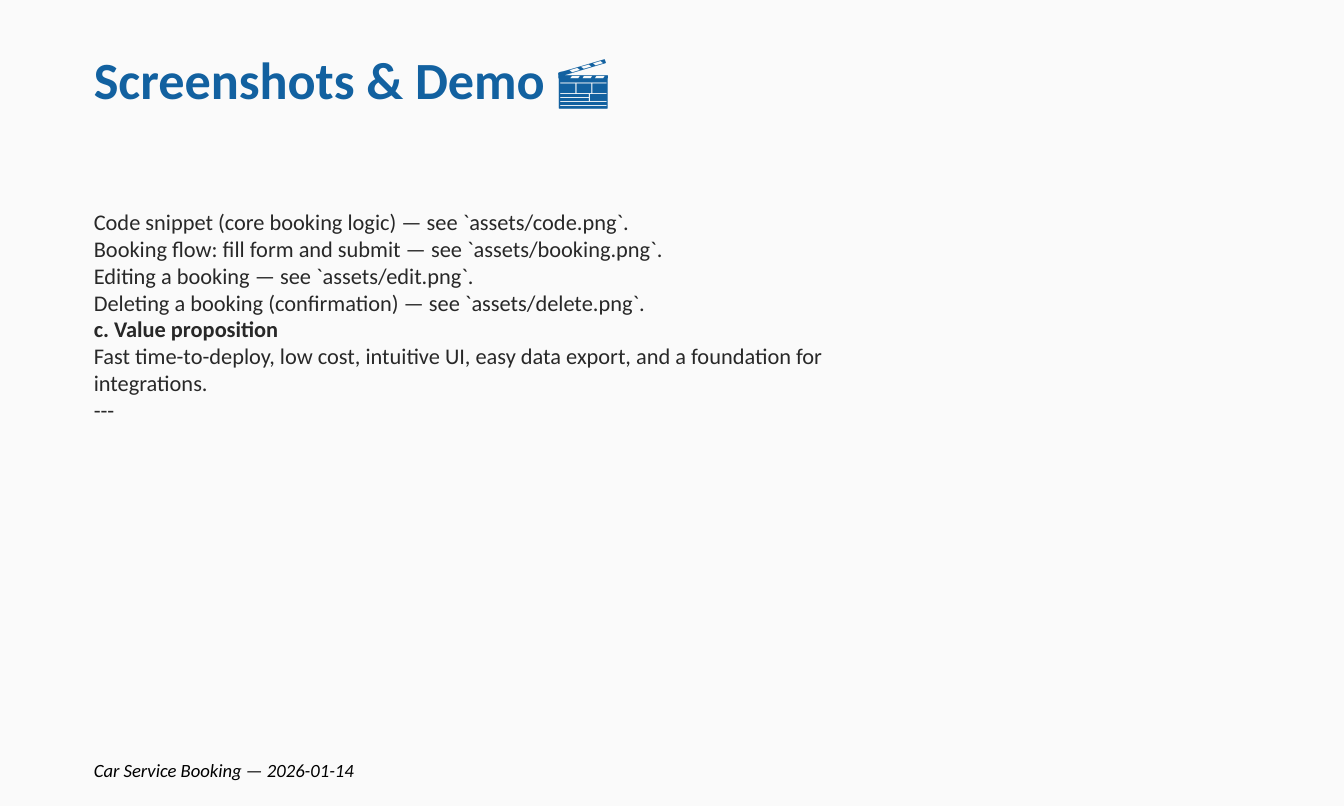
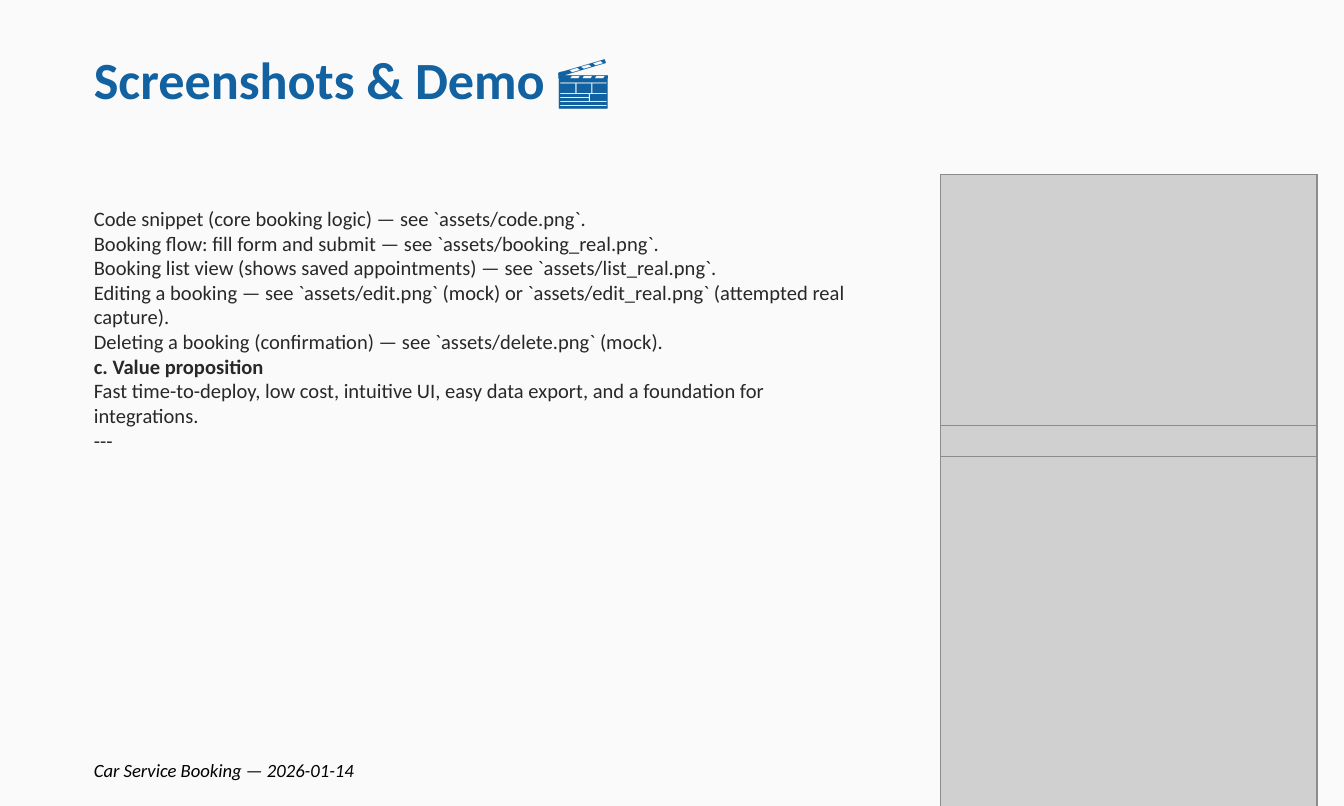
Before and after one commit to Maks1Shpak/ISMA_Programming_for_Data_Science, a slide deck: slide 6 of Task 5/APP_Presentation.pptx. Drawn at 1344x806 pixels with LibreOffice and Linux fonts; fonts in the diff are those of the drawing; grey boxes stand for pictures. Boxes give left, top, right and bottom in pixels: in the first picture for what was removed or moved away, otherwise in the second. Text is boxed around its words. In the diff, an @@ line names an element or a change of style, - is before the commit and + after.

```diff
--- a/Task 5/APP_Presentation.pptx
+++ b/Task 5/APP_Presentation.pptx
@@ picture added at <box>941,175,1317,806</box> @@
@@ picture added at <box>941,175,1317,457</box> @@
@@ picture added at <box>941,175,1317,426</box> @@
@@ text at <box>94,236,845,353</box>: text changed; size 12 to 11 pt @@
-Booking flow: fill form and submit — see `assets/booking.png`.
-Editing a booking — see `assets/edit.png`.
-Deleting a booking (confirmation) — see `assets/delete.png`.
+Booking flow: fill form and submit — see `assets/booking_real.png`.
+Booking list view (shows saved appointments) — see `assets/list_real.png`.
+Editing a booking — see `assets/edit.png` (mock) or `assets/edit_real.png` (attempted real capture).
+Deleting a booking (confirmation) — see `assets/delete.png` (mock).
@@ text at <box>94,211,764,427</box>: size 12 to 11 pt in "Code snippet (core booking logic) — see ...", "c. Value proposition", "Fast time-to-deploy, low cost, intuitive UI, easy ...", "---" @@
```
Also in this commit, not shown: 1 other slide changed, 11 other files.
